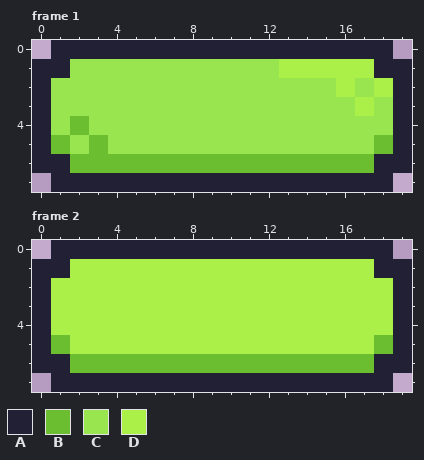
Pixel-art file, stored at Sprites/asprite/map_2_10x.aseprite. This is how it looked before the edit.
20x8 pixels, 4 frames. Shown: frame 1, frame 2. The commit also changed other frames, which this record leaves out.
Palette (. is transparent): A #222034  B #6abe30  C #99e550  D #aaf048
Pixels before, frame 1, first column x 0:
0 .AAAAAAAAAAAAAAAAAA.
1 AACCCCCCCCCCCDDDDDAA
2 ACCCCCCCCCCCCCCCDCDA
3 ACCCCCCCCCCCCCCCCDCA
4 ACBCCCCCCCCCCCCCCCCA
5 ABCBCCCCCCCCCCCCCCBA
6 AABBBBBBBBBBBBBBBBAA
7 .AAAAAAAAAAAAAAAAAA.
Pixels before, frame 2, first column x 0:
0 .AAAAAAAAAAAAAAAAAA.
1 AADDDDDDDDDDDDDDDDAA
2 ADDDDDDDDDDDDDDDDDDA
3 ADDDDDDDDDDDDDDDDDDA
4 ADDDDDDDDDDDDDDDDDDA
5 ABDDDDDDDDDDDDDDDDBA
6 AABBBBBBBBBBBBBBBBAA
7 .AAAAAAAAAAAAAAAAAA.
The same view after the edit:
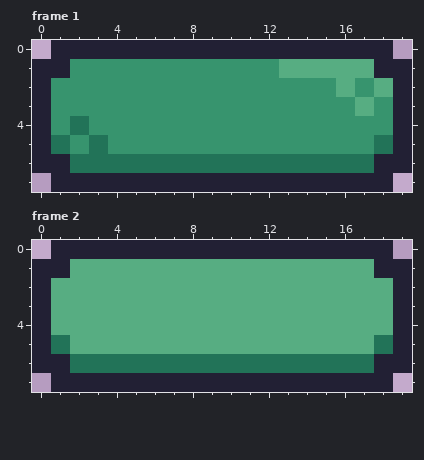
Change:
colour B: #6abe30 -> #227358
colour C: #99e550 -> #37946e
colour D: #aaf048 -> #57ad82
